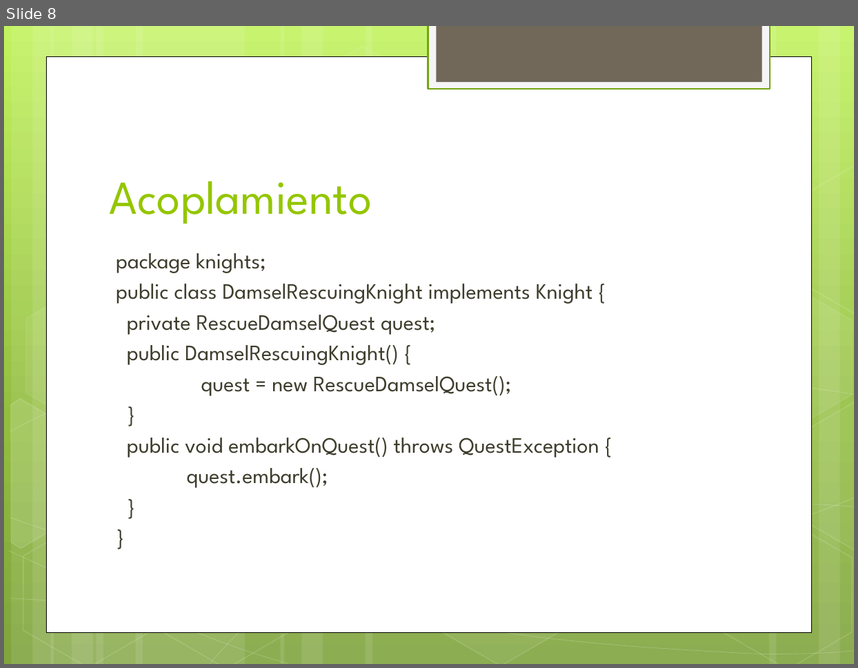
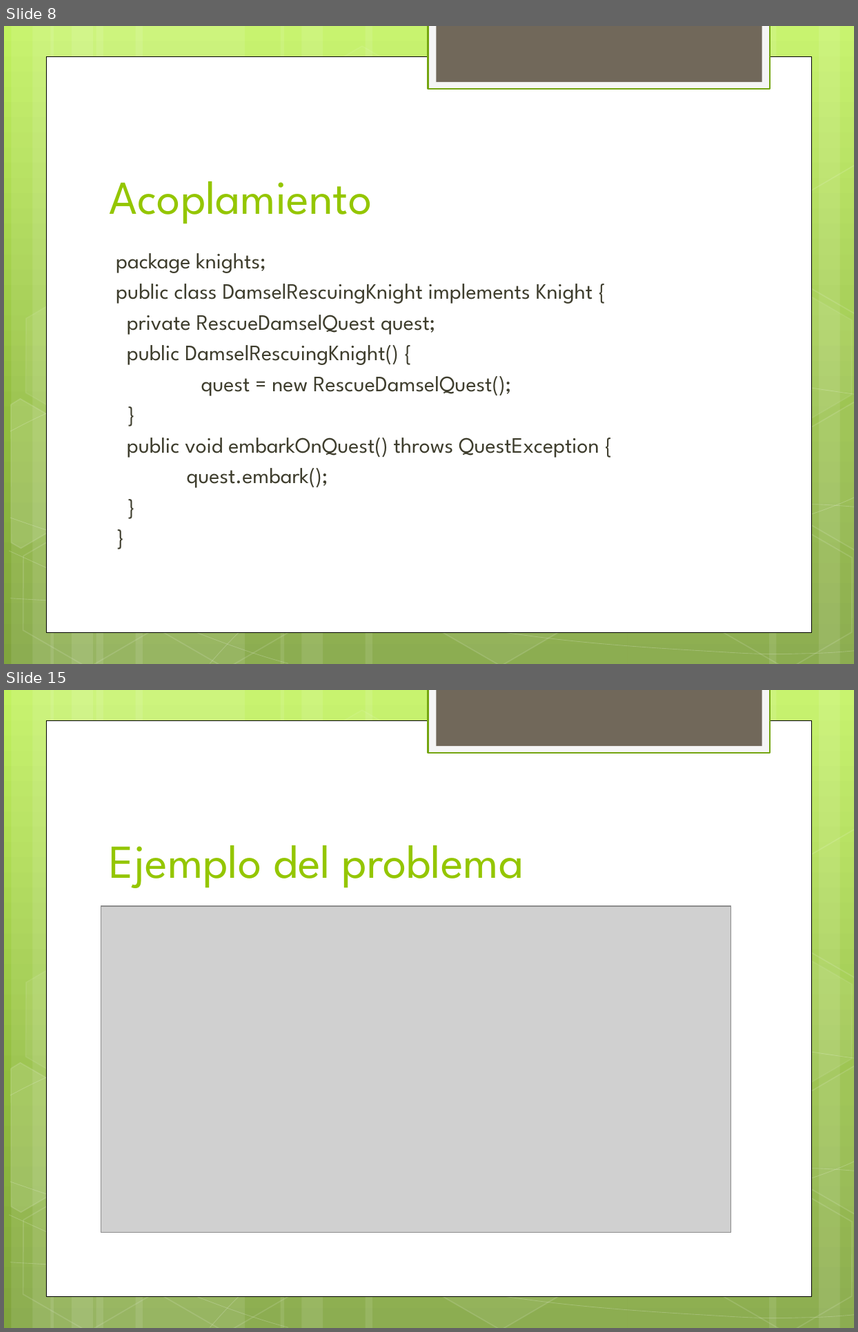
Before and after one commit to jdmr/CursoSpring, a slide deck: Presentation1.pptx. Shown one above the other, each under a label of ours: slide 8 before the commit, slides 8 and 15 after it; the slides between them are not shown. The pictures are 858x668 and 858x1332 pixels, drawn with LibreOffice and Linux fonts; fonts in the diff are those of the drawing; grey boxes stand for pictures. Boxes give left, top, right and bottom in pixels: in the first picture for what was removed or moved away, otherwise in the second. Text is boxed around its words. In the diff, an @@ line names an element or a change of style, - is before the commit and + after.

```diff
--- a/Presentation1.pptx
+++ b/Presentation1.pptx
@@ slide 15 added at [4,690,854,1328], background gradient #C3F35F to #93BF3F to #81A53E; not listed: 31 template elements that a slide beside it also shows @@
@@ title added at [110,845,524,888], 40 pt, text #94C600 @@
+Ejemplo del problema
@@ picture added at [101,906,731,1232] @@
```
Also in this commit, not shown: 1 slide changed, 25 other slides added, 12 other files.
